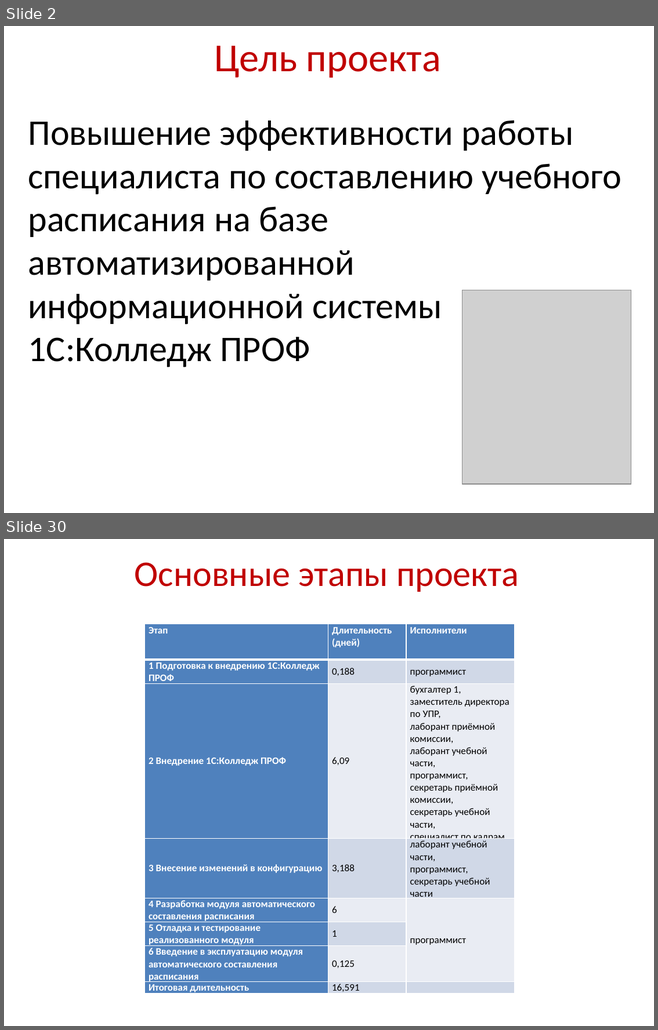
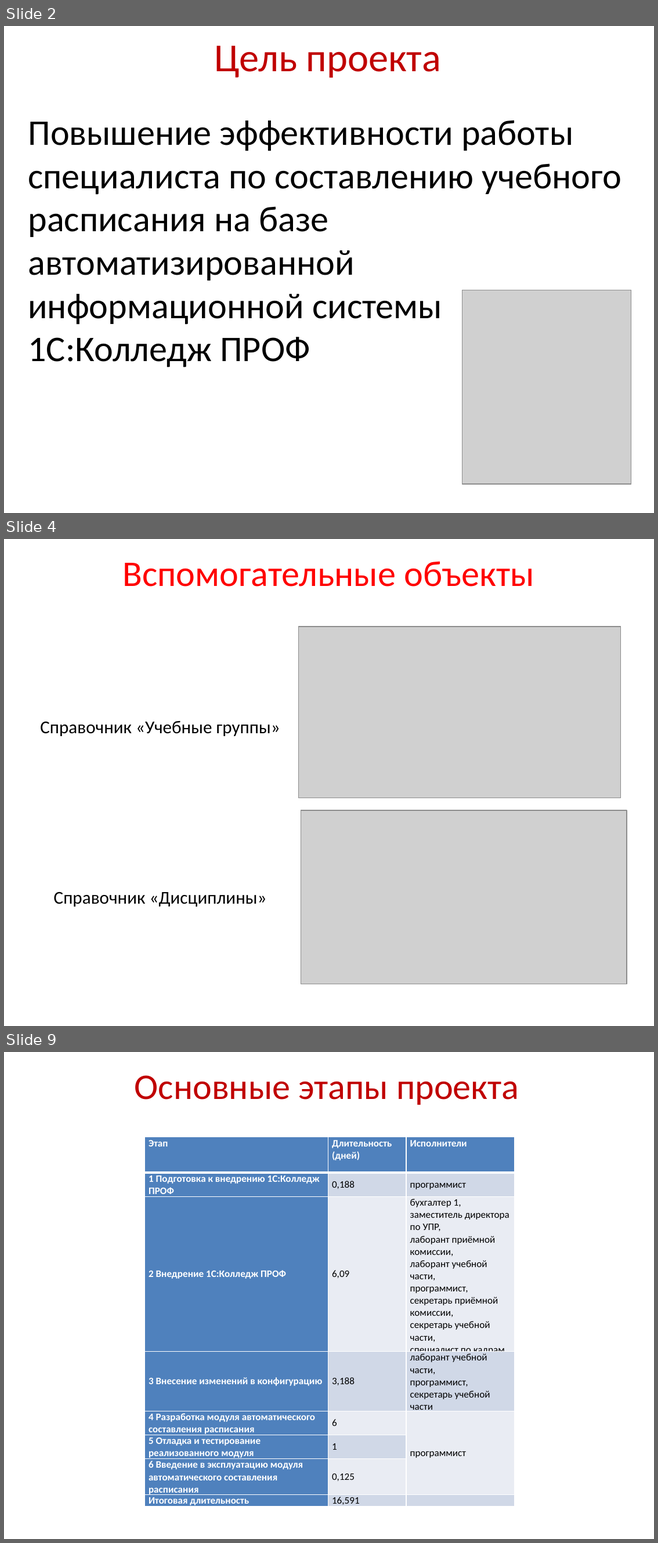
Before and after one commit to rasmushippy/dip, a slide deck: диплом/Презентация к диплому.pptx. Shown one above the other, each under a label of ours: slides 2 and 30 before the commit, slides 2, 4 and 9 after it; the slides between them are not shown. The pictures are 658x1030 and 658x1543 pixels, drawn with LibreOffice and Linux fonts; fonts in the diff are those of the drawing; grey boxes stand for pictures; background and template pictures are left out. Boxes give left, top, right and bottom in pixels: in the first picture for what was removed or moved away, otherwise in the second. Text is boxed around its words. In the diff, an @@ line names an element or a change of style, - is before the commit and + after.

```diff
--- a/диплом/Презентация к диплому.pptx
+++ b/диплом/Презентация к диплому.pptx
@@ slide 4 added at <box>4,539,654,1026</box>, background picture (left out) @@
@@ text added at <box>123,561,534,587</box>, 40 pt, text #FF0000 @@
+Вспомогательные объекты
@@ picture added at <box>298,627,621,798</box> @@
@@ text added at <box>40,721,280,736</box>, 20 pt, text #000000 @@
+Справочник «Учебные группы»
@@ picture added at <box>301,810,626,984</box> @@
@@ text added at <box>54,892,267,907</box>, 20 pt, text #000000 @@
+Справочник «Дисциплины»
@@ what was slide 30 is now slide 9 @@
```
Also in this commit, not shown: 2 slides changed, 4 other slides added, 32 slides removed, 4 other files.
